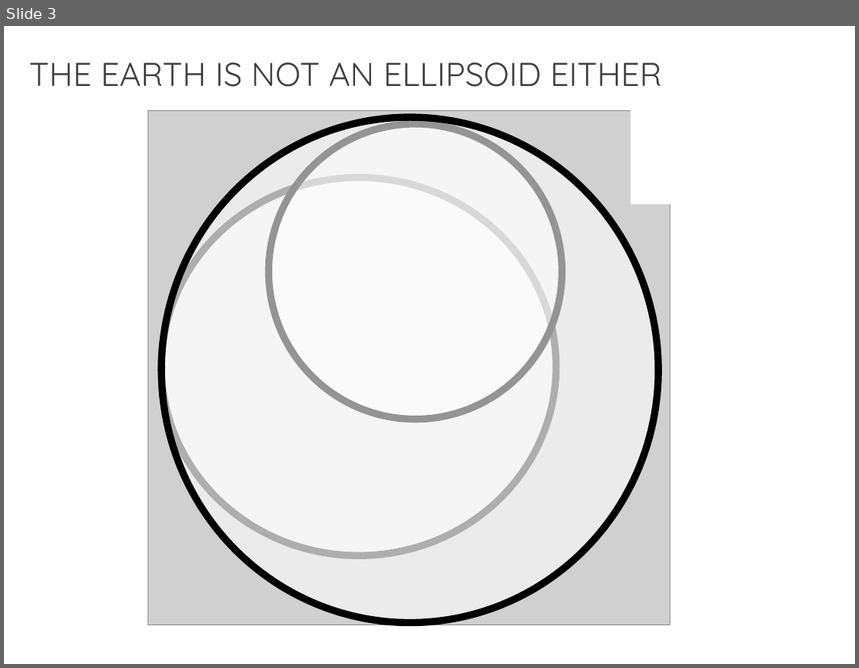
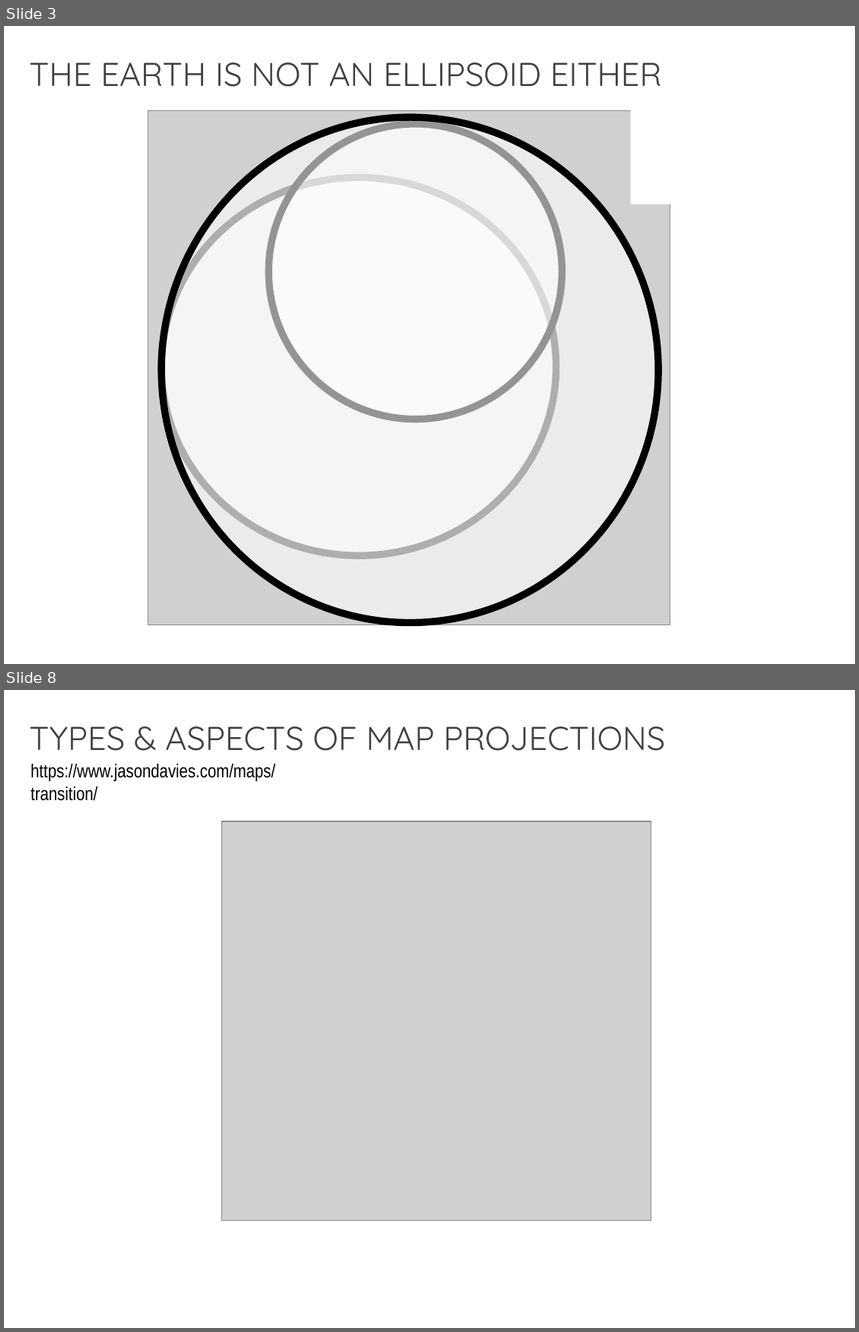
Before and after one commit to MarconiLab/training-courses, a slide deck: gis/ictp/master-course/ppt/map-projections.pptx. Shown one above the other, each under a label of ours: slide 3 before the commit, slides 3 and 8 after it; the slides between them are not shown. The pictures are 859x668 and 859x1332 pixels, drawn with LibreOffice and Linux fonts; fonts in the diff are those of the drawing; grey boxes stand for pictures. Boxes give left, top, right and bottom in pixels: in the first picture for what was removed or moved away, otherwise in the second. Text is boxed around its words. In the diff, an @@ line names an element or a change of style, - is before the commit and + after.

```diff
--- a/gis/ictp/master-course/ppt/map-projections.pptx
+++ b/gis/ictp/master-course/ppt/map-projections.pptx
@@ slide 8 added at [4,690,855,1328], background #FFFFFF @@
@@ text added at [29,726,665,751], 28 pt, text #404040 @@
+TYPES & ASPECTS OF MAP PROJECTIONS
@@ text added at [31,764,275,801], 16 pt, text #000000 @@
+https://www.jasondavies.com/maps/transition/
@@ picture added at [222,822,651,1221] @@
```
Also in this commit, not shown: 3 slides changed, 4 other slides added, 3 slides removed, 19 other files.
